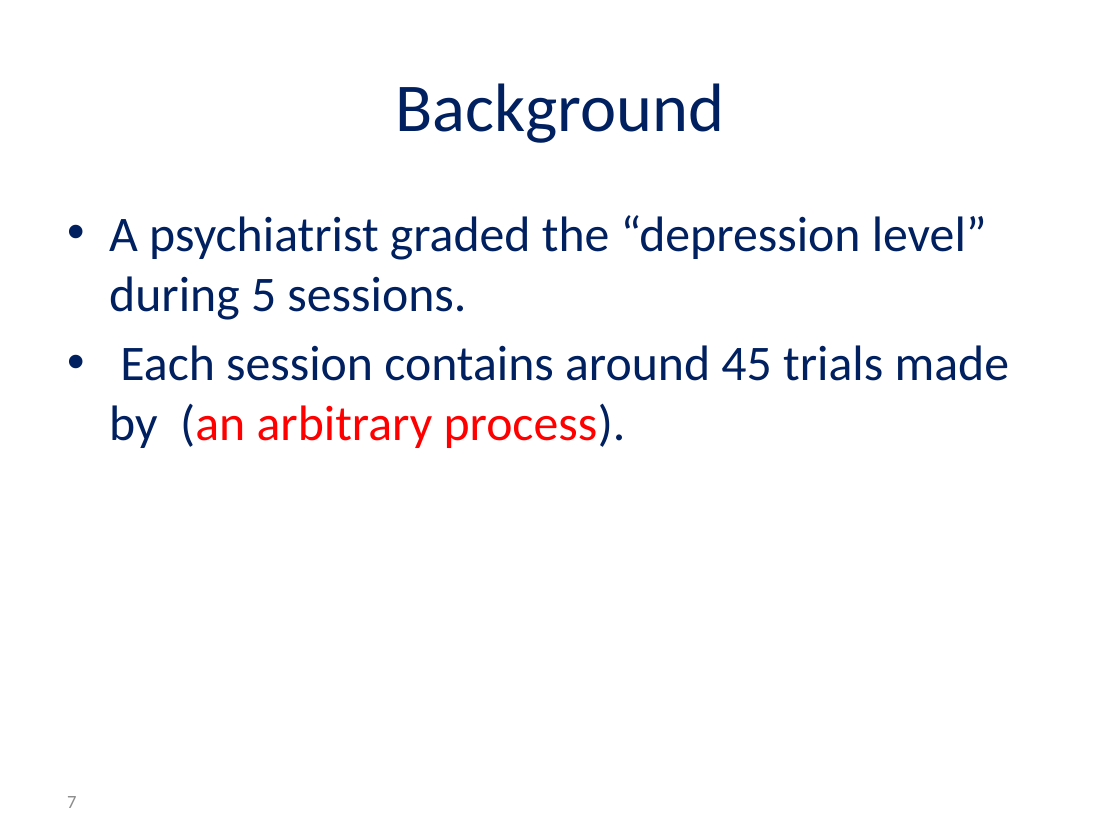
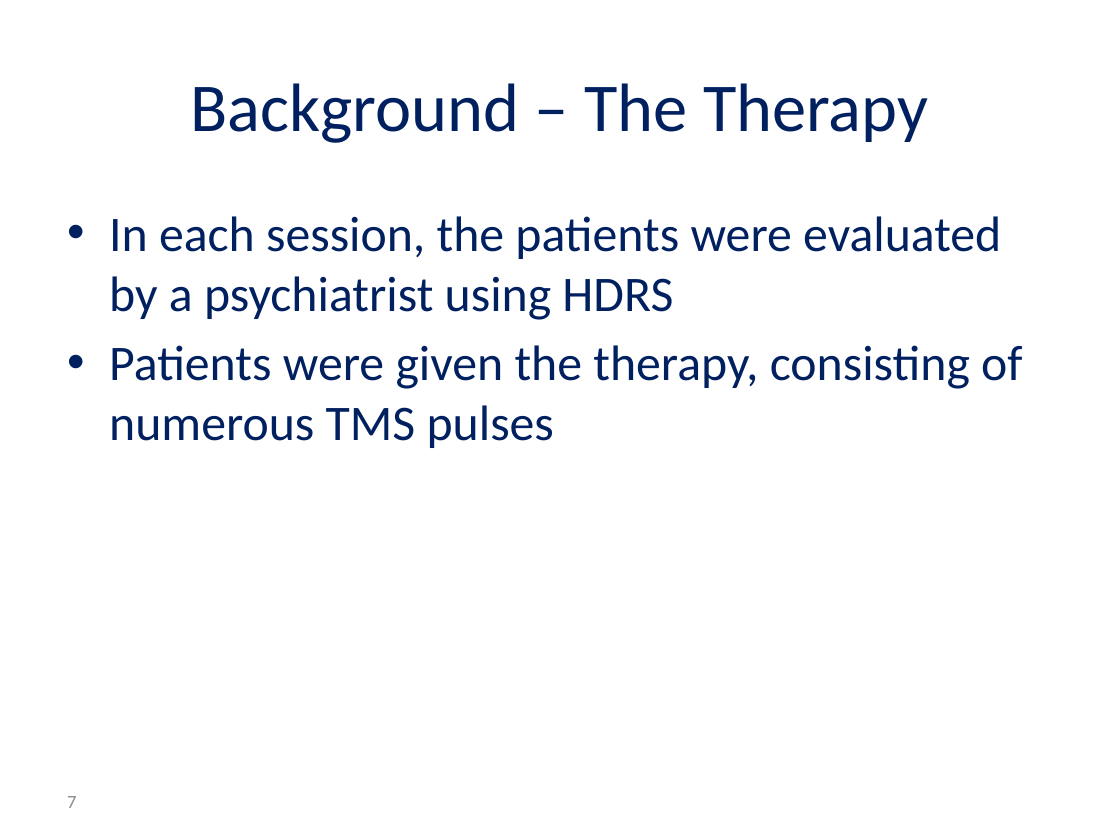
Before and after one commit to reggevlivney/BrainSway, a slide deck: slide 7 of Project_Midterm_Presentation.pptx. Drawn at 1120x840 pixels with LibreOffice and Linux fonts; fonts in the diff are those of the drawing; background and template pictures are left out. Boxes give left, top, right and bottom in pixels: in the first picture for what was removed or moved away, otherwise in the second. Text is boxed around its words. In the diff, an @@ line names an element or a change of style, - is before the commit and + after.

```diff
--- a/Project_Midterm_Presentation.pptx
+++ b/Project_Midterm_Presentation.pptx
@@ title at [191,83,928,143]: text changed @@
-Background
+Background – The Therapy
@@ text at [109,216,1022,448]: text changed @@
-• A psychiatrist graded the “depression level” during 5 sessions.
-• Each session contains around 45 trials made by (an arbitrary process).
+• In each session, the patients were evaluated by a psychiatrist using HDRS
+• Patients were given the therapy, consisting of numerous TMS pulses
```
Also in this commit, not shown: 10 other slides changed, 7 slides added, 3 slides removed, 9 other files.
